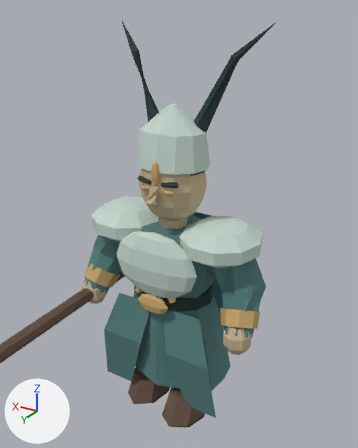
The glTF model game/assets/models/boss_erlang.glb, before and after one commit.
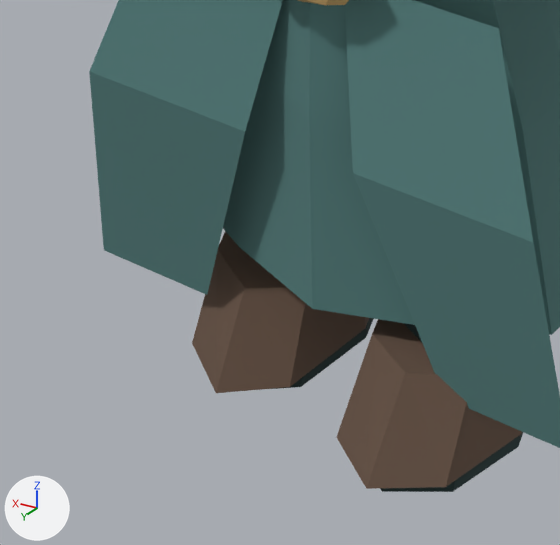
Each version appears first whole from a camera (50 mm lens) standing at (-2.33, 3.78, 4.12) and looking at (0.01, -0.12, 2.17), and next in a close-up on the part from 23% to 60% of the width and 70% to 98% of the height. Every picture has the same lights, and +X, +Y and +Z are marked at lower left. The older version's two pictures come first. Where no turn or scale is listed for an object, it has been applied to the vertices. Vertices at exactly the same position are counted once.

Script lines for the objects in view, before the commit:
```python
me_cloth = bpy.data.meshes.new('Cloth')
me_cloth.from_pydata(...)  # 74 vertices, 128 faces; spans x -0.69..0.69, y -0.53..0.4, z 0.37..2.22
me_cloth.materials.append(mat_inkvertexpalette)
me_details = bpy.data.meshes.new('Details')
me_details.from_pydata(...)  # 707 vertices, 1338 faces; spans x -0.9..0.9, y -0.38..0.46, z 1.42..4.03
me_details.materials.append(mat_inkvertexpalette)
me_leftleg = bpy.data.meshes.new('LeftLeg')
me_leftleg.from_pydata(...)  # 44 vertices, 80 faces; spans x -0.218..0.218, y -0.193..0.544, z -0.848..-0.066
me_leftleg.materials.append(mat_inkvertexpalette)
ob_cloth = bpy.data.objects.new('Cloth', me_cloth)
ob_cloth.location = (0.0, 0.0, 0.0)
ob_details = bpy.data.objects.new('Details', me_details)
ob_details.location = (0.0, 0.0, 0.0)
ob_leftleg = bpy.data.objects.new('LeftLeg', me_leftleg)
ob_leftleg.location = (-0.269, 0.0, 0.96)
# also in view: 'RightLeg' at (0.27, 0.04, 0.5)
```
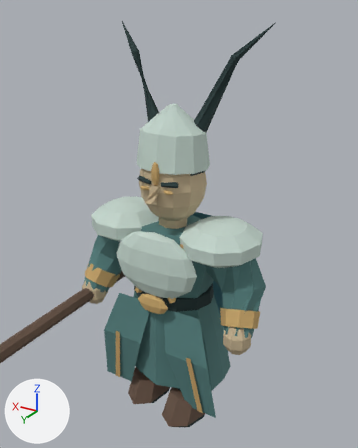
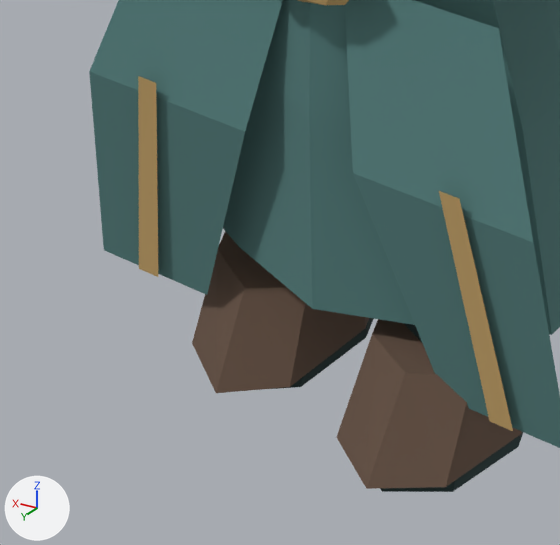
The change in detail:
me_details is used by ob_details; location (0.0, 0.0, 0.0).
Verts and faces of me_details; kept vertices keep their numbers, new ones are numbered from 707.
me_details had 707 vertices, 1338 faces and spanned x -0.9..0.9, y -0.38..0.46, z 1.42..4.03.
me_details now has 723 vertices, 1346 faces and spans x -0.9..0.9, y -0.38..0.46, z 0.38..4.03.
Part 1, on me_details:
New vertex 707 is at (-0.45, 0.43, 1.07), pixel (459, 198).
New vertex 708 is at (-0.55, 0.34, 0.38), pixel (513, 431).
New vertex 709 is at (0.39, 0.43, 1.07), pixel (156, 82).
New vertex 710 is at (0.49, 0.34, 0.38), pixel (158, 277).
New vertices 711 to 714 stand at vertices 707 to 710, in that order, plus (0.06, 0.0, 0.0).
New faces: (707, 711, 712), (707, 712, 708), (709, 713, 714), (709, 714, 710).
Other edits to the shape of me_details do not show in these pictures.

Pixel boxes (x1, y1, x2, y2) of what changed, in the close-ups (560 x 545 px):
'Details', reshaped: before (298, 0, 349, 5); after (138, 0, 513, 431)
part 1 of me_details, added: after (138, 76, 513, 431)
